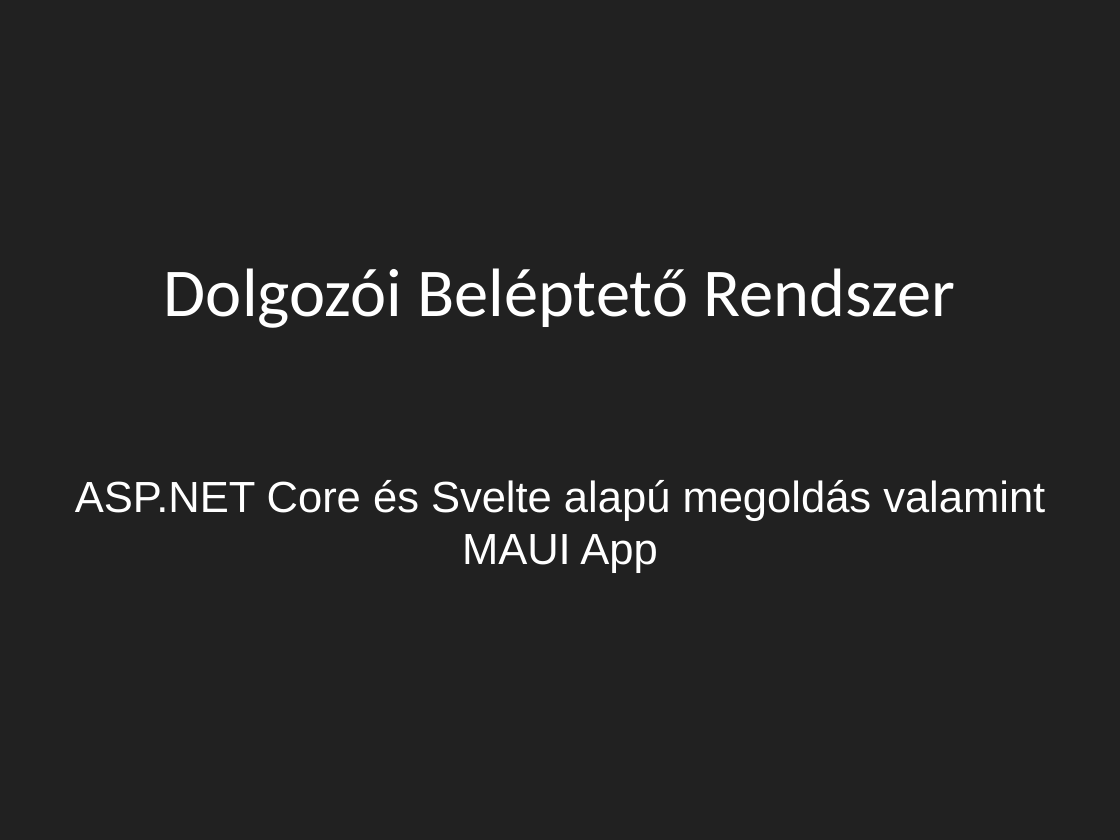
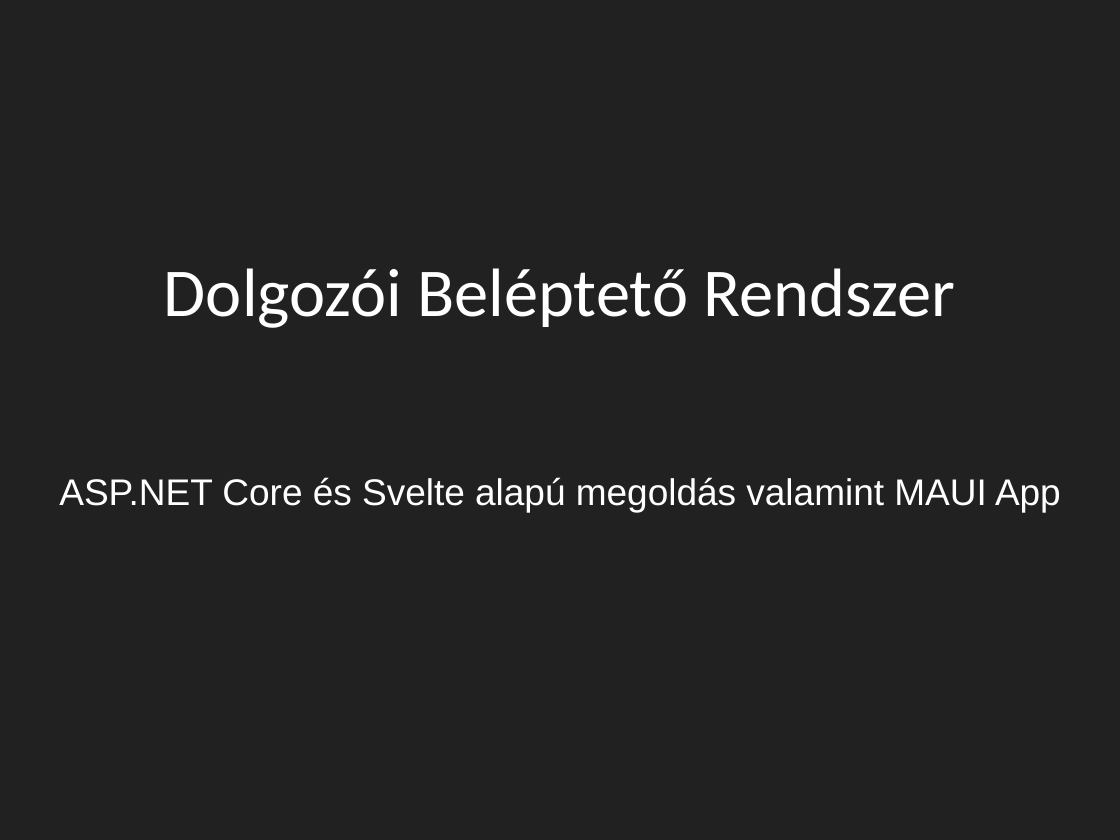
Before and after one commit to SzabolcsMolnar82/--VIZSGA-2025, a slide deck: slide 1 of Dokumentáció/Dolgozoi_belepteto_rendszer_v2.pptx. Drawn at 1120x840 pixels with LibreOffice and Linux fonts; fonts in the diff are those of the drawing. Boxes give left, top, right and bottom in pixels: in the first picture for what was removed or moved away, otherwise in the second. Text is boxed around its words. In the diff, an @@ line names an element or a change of style, - is before the commit and + after.

```diff
--- a/Dokumentáció/Dolgozoi_belepteto_rendszer_v2.pptx
+++ b/Dokumentáció/Dolgozoi_belepteto_rendszer_v2.pptx
@@ subtitle "ASP.NET Core és Svelte alapú ..." at (x1=59, y1=477, x2=1061, y2=512): size 28 to 23.8 pt @@
```
Also in this commit, not shown: 2 other slides changed, 7 slides added, 2 other files.
